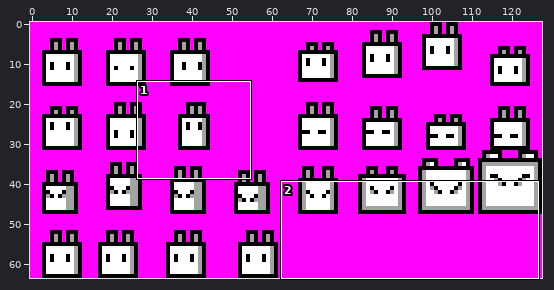
One commit to this sprite sheet: src/data/ext/tiles.ch.png. The picture above shows the old version from afar; the outline marks the close-up.
Close-up. The starting point:
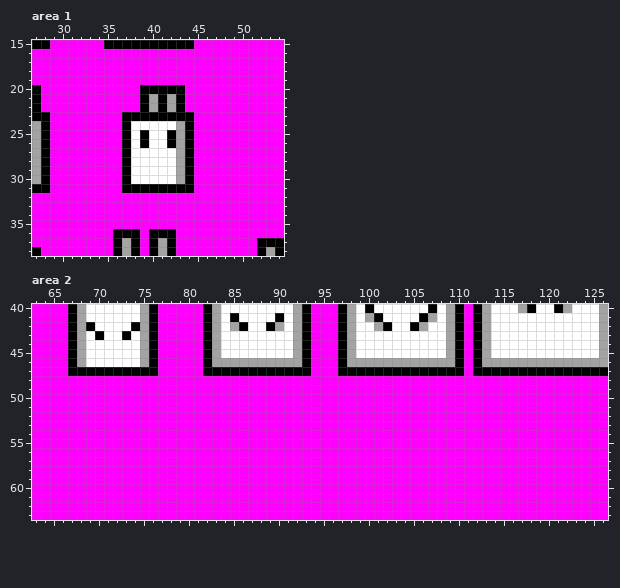
The file is 128x64 pixels. Shown: area 1: x 27..54, y 15..38; area 2: x 63..126, y 40..63.
Now the later version:
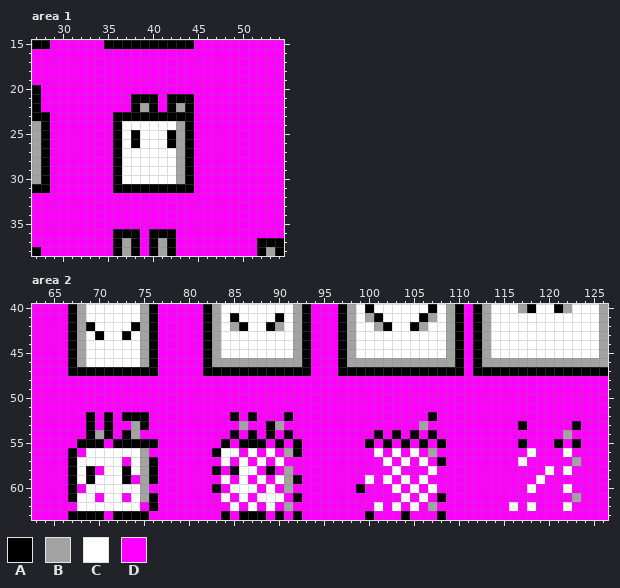
Palette (. is transparent): A #000000  B #a3a3a3  C #ffffff  D #ff00ff
Change:
Area 1:
The author changed colour B to colour A in rows 21 to 22 at x 40 and 42.
The author changed colour C to colour A in rows 25 to 26 at x 38.
The author changed colour D to colour A in rows 21 to 22 at x 38 and 44; in rows 23 to 31 at x 36.
The author changed colour A to colour B in row 22 at x 39 and 43.
The author changed colour A to colour C in row 24 at x 37; in rows 25 to 26 at x 37 and 39; in rows 27 to 30 at x 37.
The author changed colour A to colour D in row 20 at x 39 to 43; in rows 21 to 22 at x 41.
Area 2:
The author changed colour D to colour A in row 52 at x 69, 71, 73 to 75, 85, 87, 91 and 107; in row 53 at x 69, 71, 75, 89, 117 and 123; in row 54 at x 69, 71, 73, 85, 87, 89, 91, 101, 103, 105 and 107; in row 55 at x 68 to 70, 72 to 76, 84, 86 to 88, 90, 92, 100, 102, 104, 106, 108, 117, 121 and 123; in row 56 at x 67, 83 and 92; in row 57 at x 67, 76 and 108.
The author changed colour D to colour A in row 58 at x 67, 69, 73, 76, 83, 85 and 89; in row 59 at x 67, 69, 73, 76 and 92; in row 60 at x 67, 83 and 99; in row 61 at x 67, 76, 92 and 108; in row 62 at x 76; in row 63 at x 67 to 70, 72 to 75, 84, 86 to 88, 90, 92, 100, 104 and 108.
The author changed colour D to colour B in row 53 at x 74, 86, 90 and 106; in row 54 at x 70, 74 and 122; in row 56 at x 75, 91 and 107; in row 57 at x 75 and 123; in rows 58 to 60 at x 75 and 91; in row 61 at x 75 and 123.
The author changed colour D to colour B in row 62 at x 91 and 107.
The author changed colour D to colour C in row 56 at x 69 to 74, 84 to 85, 87, 89, 101, 103, 105, 118 and 122; in row 57 at x 68 to 72, 74, 84, 86, 88, 90, 102, 104, 106 and 117; in row 58 at x 68, 71 to 72, 74, 86 to 87, 103, 107, 120 and 122; in row 59 at x 68, 70 to 72, 84, 86, 88, 90, 100, 102, 104, 106 and 119; in row 60 at x 69 to 74, 85 to 87, 89, 103, 105, 107, 118 and 122; in row 61 at x 68 to 69, 71 to 72, 74, 84, 86, 88 to 90, 104 and 106.
The author changed colour D to colour C in row 62 at x 68 to 74, 85, 87, 89, 101, 103, 105, 116, 118 and 122.
